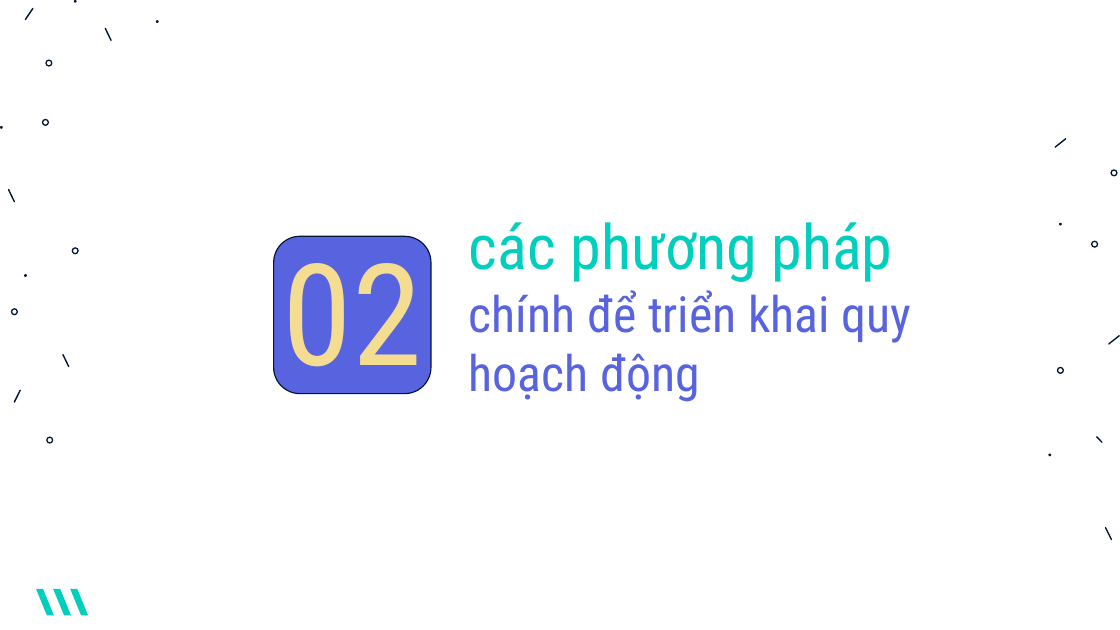
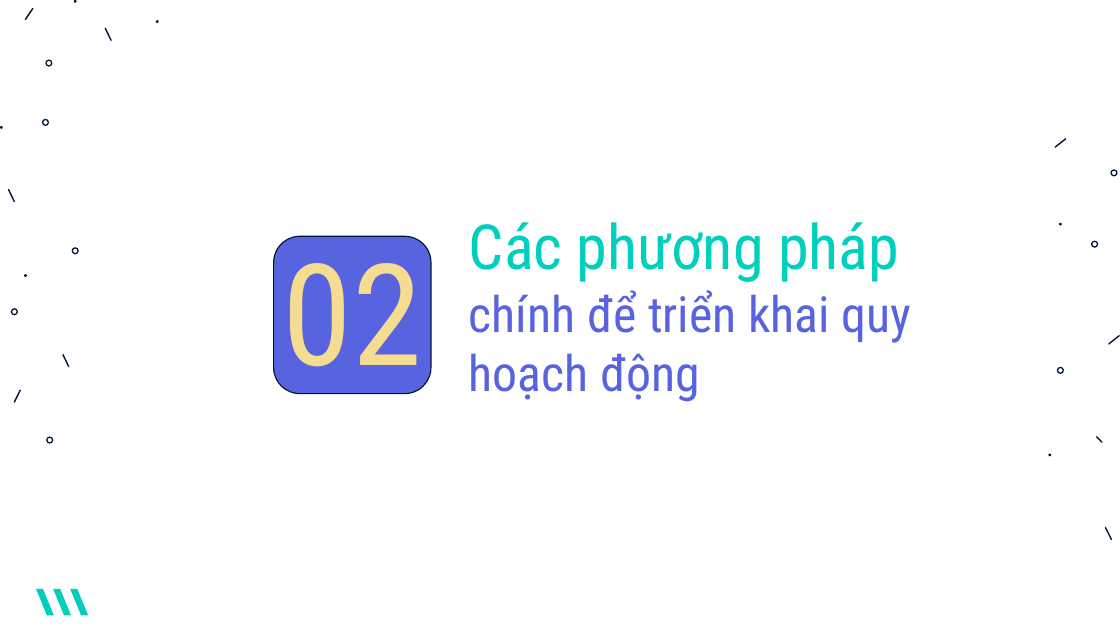
Before and after one commit to Tox1cCoder/CS112, a slide deck: slide 13 of Slide.pptx. Drawn at 1120x630 pixels with LibreOffice and Linux fonts; fonts in the diff are those of the drawing. Boxes give left, top, right and bottom in pixels: in the first picture for what was removed or moved away, otherwise in the second. Text is boxed around its words. In the diff, an @@ line names an element or a change of style, - is before the commit and + after.

```diff
--- a/Slide.pptx
+++ b/Slide.pptx
@@ title at [469,222,911,402]: text changed @@
-các phương pháp
-chính để triển khai quy hoạch động
+Các phương pháp
+chính để triển khai quy hoạch động
```
Also in this commit, not shown: 3 other slides changed, 3 slides added.
